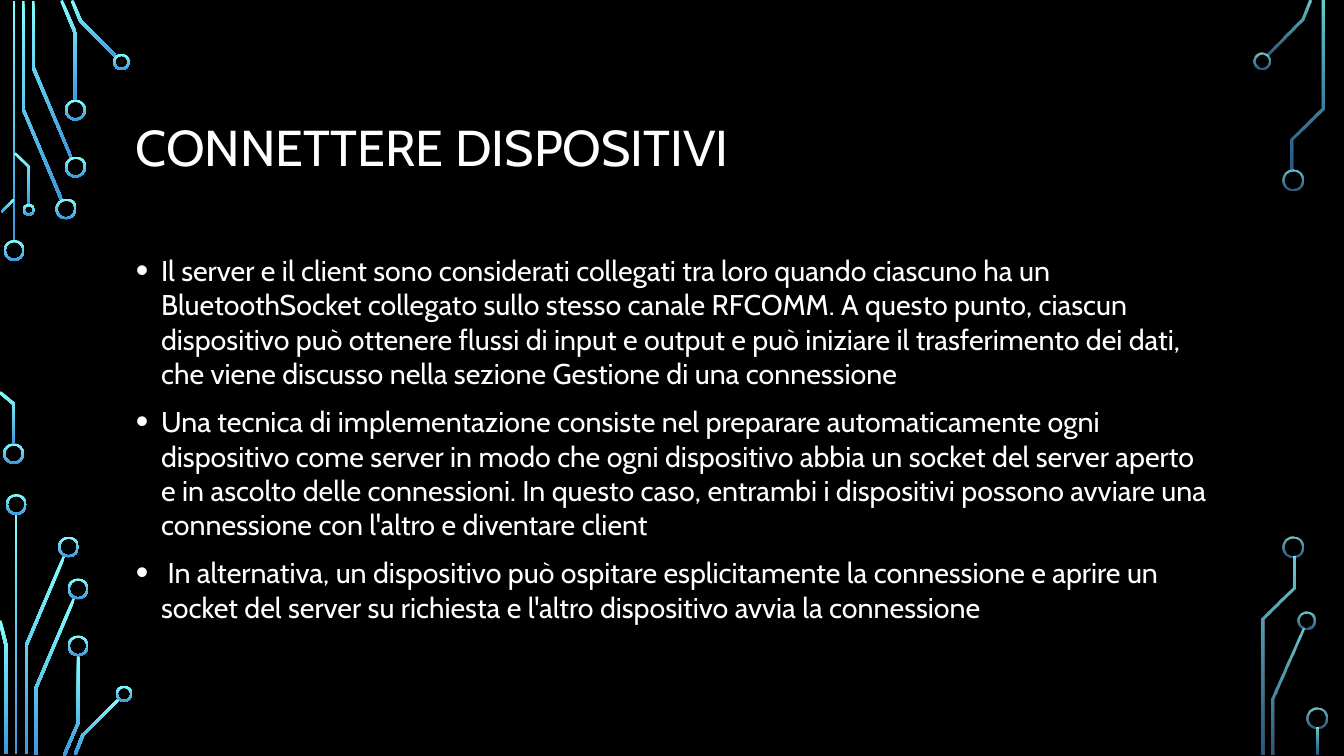
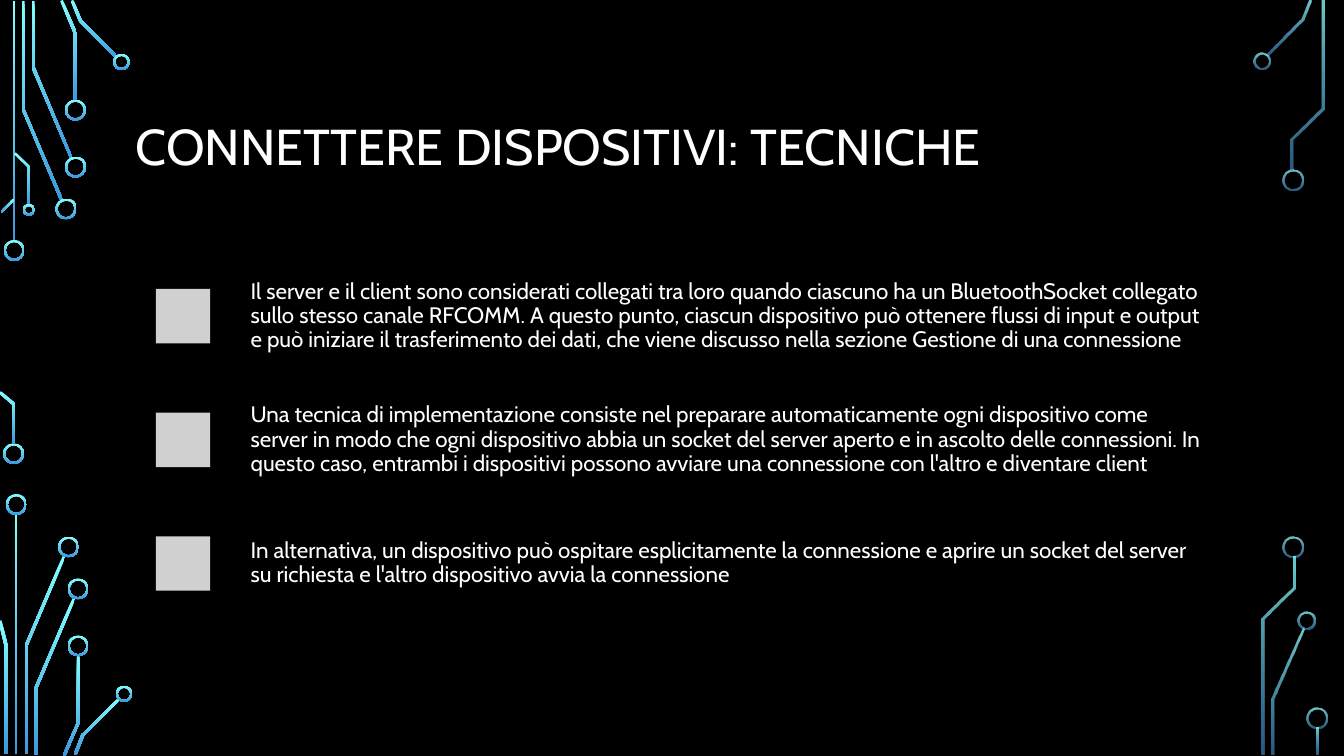
Before and after one commit to FNX-hub/ProgettoMP, a slide deck: slide 12 of Bluetooth.pptx. Drawn at 1344x756 pixels with LibreOffice and Linux fonts; fonts in the diff are those of the drawing; grey boxes stand for pictures; background and template pictures are left out. Boxes give left, top, right and bottom in pixels: in the first picture for what was removed or moved away, otherwise in the second. Text is boxed around its words. In the diff, an @@ line names an element or a change of style, - is before the commit and + after.

```diff
--- a/Bluetooth.pptx
+++ b/Bluetooth.pptx
@@ title at [136, 129, 980, 166]: text changed @@
-CONNETTERE DISPOSITIVI
+CONNETTERE DISPOSITIVI: TECNICHE
@@ text removed at [161, 259, 1206, 625] @@
-• Il server e il client sono considerati collegati tra loro quando ciascuno ha un BluetoothSocket collegato sullo stesso canale RFCOMM. A questo punto, ciascun dispositivo può ottenere flussi di input e output e può iniziare il trasferimento dei dati, che viene discusso nella sezione Gestione di una connessione
-• Una tecnica di implementazione consiste nel preparare automaticamente ogni dispositivo come server in modo che ogni dispositivo abbia un socket del server aperto e in ascolto delle connessioni. In questo caso, entrambi i dispositivi possono avviare una connessione con l'altro e diventare client
-• In alternativa, un dispositivo può ospitare esplicitamente la connessione e aprire un socket del server su richiesta e l'altro dispositivo avvia la connessione
@@ group added at [126, 267, 1218, 613]: 3 rounded rectangles, 3 pictures, 3 texts @@
+Il server e il client sono considerati collegati tra loro quando ciascuno ha un BluetoothSocket collegato sullo stesso canale RFCOMM. A questo punto, ciascun dispositivo può ottenere flussi di input e output e può iniziare il trasferimento dei dati, che viene discusso nella sezione Gestione di una connessione
+Una tecnica di implementazione consiste nel preparare automaticamente ogni dispositivo come server in modo che ogni dispositivo abbia un socket del server aperto e in ascolto delle connessioni. In questo caso, entrambi i dispositivi possono avviare una connessione con l'altro e diventare client
+In alternativa, un dispositivo può ospitare esplicitamente la connessione e aprire un socket del server su richiesta e l'altro dispositivo avvia la connessione
```
Also in this commit, not shown: 10 other slides changed, 13 slides added.
